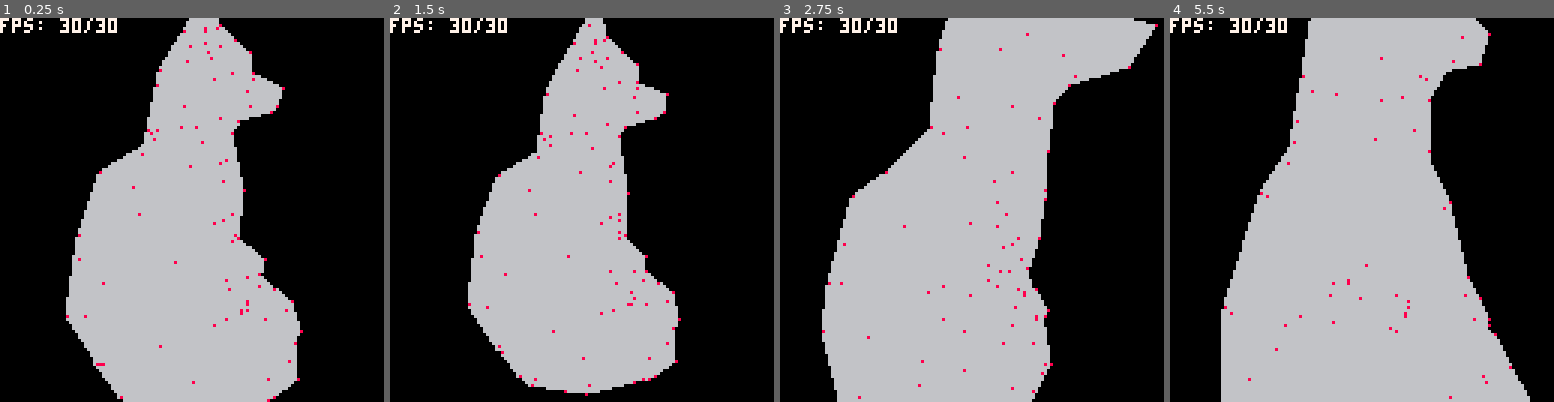
Above: before the commit, frames 1-4 (left to right).
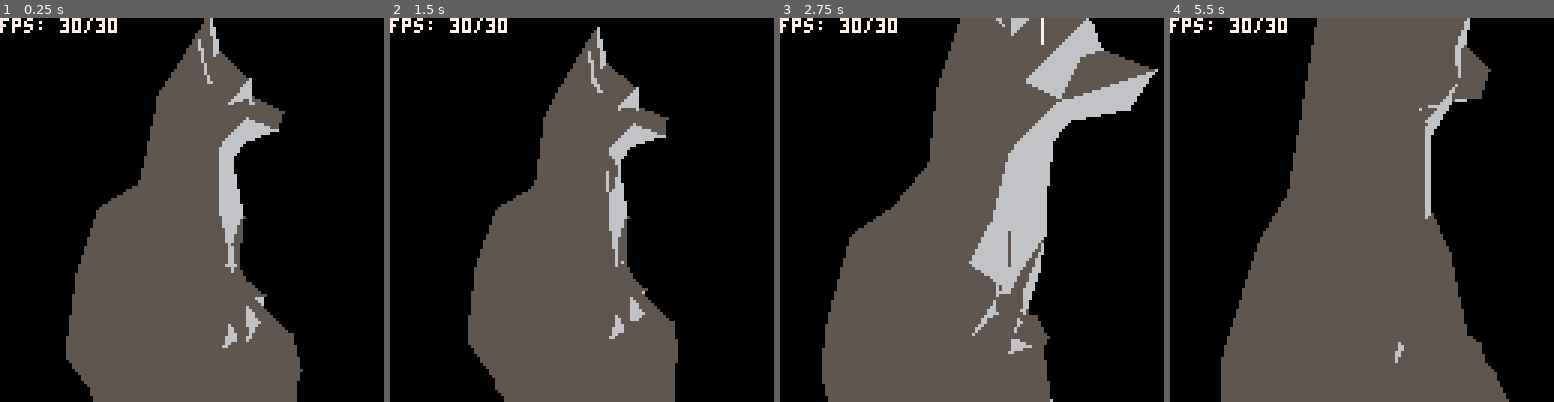
Above: after the commit, the same moments.

Repository: gschup/pico8-playground
Game: PICO-8 cartridge carts/3drend.p8
Same seed, same stepped clock (60 frames per second), same inputs: the game is played once before the commit and once after it.
Inputs:
- Up to frame 1 (0.25 s): no input
- Up to frame 2 (1.5 s): tap O (Z key) at 0.33, 0.7, 1.43 s; tap X (X key) at 1.07 s
- Up to frame 3 (2.75 s): hold Left 1.97-2.37 s; tap X (X key) at 2.07, 2.4, 2.73 s; tap O (Z key) at 2.22 s; hold Down from 2.42 s (still down)
- Up to frame 4 (5.5 s): release Down at 2.82 s; hold Right 2.87-3.53 s; tap X (X key) every 0.33 s from 3.07 to 5.4 s; tap O (Z key) at 3.1, 3.98, 4.87 s; hold Up 3.58-4.08 s; hold Right 4.13-4.53 s; hold Down 4.58-5.08 s; hold Left from 5.13 s (still down)

The runs differ from the first frame. In frame 1, 39% of the frame differs, in the area x 17-79%, y 0-100%; in frame 2, 35%; in frame 3, 45%; in frame 4, 55%, in the area x 13-94%, y 0-100%.

Commit message:
fix lighting, missing z-sorting

Diff:
--- a/carts/3drend.p8
+++ b/carts/3drend.p8
@@ -6,19 +6,21 @@
 move_speed=0.2
 proj_dist=1.5
 backface_culling=true
-draw_vertices=true
+draw_vertices=false
+bright=0.7
+ambient=0.1
 
 function _init()
 	// light
 	light={}
 	light.x = 10.0
-	light.y = -10.0
-	light.z = 10.0
+	light.y = 0.0
+	light.z = 0.0
 
 	// cam position matrix
 	pos_mat= {
 		{1,0,0,0.0},
-		{0,1,0,-4.0},
+		{0,1,0,-5.0},
 		{0,0,1,10.0},
 		{0,0,0,1}}
 	pos_mat.rows=4
@@ -45,8 +47,10 @@
 	// set model to display
 	cur_vertices=read_vector_string(fox_v_string)
 	cur_faces=read_face_string(fox_f_string)
-	//cur_vertices=model_points
-	//cur_faces=model_faces
+	cur_normals=create_normals()
+
+	// create hom coord matrix
+	hom_v=hom_verts(cur_vertices)
 end
 -->8
 --update
@@ -71,9 +75,6 @@
 	// update rotation matrix
 	local dr=get_rot(drx,dry)
 	rot_mat=matmul(dr,rot_mat)
-
-	// create hom coord matrix
-	hom_v=hom_verts(cur_vertices)
 end
 
 
@@ -108,11 +109,8 @@
 function render_faces(faces, rend_vert)
 	for i=1,#faces do
 		// backface culling
-		if (faces[i].nz>0 and backface_culling) goto cont
+		if (faces[i].cull_check>0 and backface_culling) goto cont
 		local f=faces[i]
-		// determine color
-		local lv={
-			}
 		// draw the triangle
 		fill_triangle(
 			f.v1[1],f.v1[2],
@@ -129,7 +127,26 @@
 end
 
 function get_col(face)
-	return 6
+	local lv={
+		light.x-face.mx,
+		light.y-face.my,
+		light.z-face.mz,
+	}
+	local ll=vec_len(lv)
+	lv[1]=lv[1]/ll
+	lv[2]=lv[2]/ll
+	lv[3]=lv[3]/ll
+	local diffus=bright*dotprod(lv, face.n)
+	diffus=max(0,diffus)
+	local light=min(diffus+ambient,1)
+	if light < 0.3 then
+		return 5
+	elseif light < 0.7 then
+		return 6
+	else
+		return 7
+	end
+	return 8
 end
 function fill_triangle(x1,y1,x2,y2,x3,y3,color1)
 	local x1=x1&0xffff
@@ -267,7 +284,7 @@
 		local px=hp[1][i]/hp[4][i]
 		local py=hp[2][i]/hp[4][i]
 		local pz=hp[3][i]/hp[4][i]
-		add(v,{px,py,py})
+		add(v,{px,py,pz})
 	end
 	return v
 end
@@ -315,75 +332,92 @@
 function generate_faces(pp, face_data)
 	local faces={}
 	for i=1,#face_data do
-		add(faces, create_face(pp, face_data[i]))
+		add(faces, create_face(pp, face_data[i], i))
 	end
 	return faces
 end
 
-function create_face(pp, vlist)
+function vec_len(a)
+ local sum=0
+ for i=1,#a do
+ 	sum+=a[i]*a[i]
+ end
+ return sqrt(sum)
+end
+
+function create_normals()
+ local fn={}
+ for i=1,#cur_faces do
+		local v1=cur_vertices[cur_faces[i][1]]
+		local v2=cur_vertices[cur_faces[i][2]]
+		local v3=cur_vertices[cur_faces[i][3]]
+		// normal
+		local a={
+			v1[1]-v2[1],
+			v1[2]-v2[2],
+			v1[3]-v2[3]}
+		local b={
+			v1[1]-v3[1],
+			v1[2]-v3[2],
+			v1[3]-v3[3]}
+		local n=crossprod(a,b)
+		// normalize
+		local nl=vec_len(n)
+		n[1]=n[1]/nl
+		n[2]=n[2]/nl
+		n[3]=n[3]/nl
+		add(fn, n)
+ end
+ return fn
+end
+
+function create_face(pp, vlist, fid)
 	local face={}
-	face.nx=0
-	face.ny=0
-	face.nz=0
-	// normal
 	local v1=pp[vlist[1]]
 	local v2=pp[vlist[2]]
 	local v3=pp[vlist[3]]
-	local a={
-		v1[1]-v2[1],
-		v1[2]-v2[2],
-		v1[3]-v2[3]}
-	local b={
-		v1[1]-v3[1],
-		v1[2]-v3[2],
-		v1[3]-v3[3]}
-	local n=crossprod(a,b)
-	face.nx=n[1]
-	face.ny=n[2]
-	face.nz=n[3]
+	// backface culling check
+	// z-coord of transformed normal
+	face.cull_check=
+		(v1[1]-v2[1])*(v1[2]-v3[2])
+		-(v1[2]-v2[2])*(v1[1]-v3[1])
 	// vertices
 	face.v1=v1
 	face.v2=v2
 	face.v3=v3
+	// normal - not transformed
+	face.n=cur_normals[fid]
 	// "middle" point
 	face.mx=(v1[1]+v2[1]+v3[1])/3
 	face.my=(v1[2]+v2[2]+v3[2])/3
 	face.mz=(v1[3]+v2[3]+v3[3])/3
+	// z-sorting
+	face.z_sort=face.mz
 	return face
+end
+
+function quicksort(t, start, endi)
+	start, endi = start or 1, endi or #t
+	if (endi - start < 1) return t
+	local pivot = start
+	for i = start + 1, endi do
+		if t[i].z_sort > t[pivot].z_sort then
+			if i == pivot + 1 then
+				t[pivot],t[pivot+1] = t[pivot+1],t[pivot]
+			else
+				t[pivot],t[pivot+1],t[i] = t[i],t[pivot],t[pivot+1]
+			end
+			pivot = pivot + 1
+		end
+	end
+	t = quicksort(t, start, pivot - 1)
+	return quicksort(t, pivot + 1, endi)
 end
 -->8
 --data
 fox_v_string="fe7106e700c6fec605aeffebfe1404b600d8fe6605e001f9fe710734027dfe4404b701b1ff8b0a06ffabff0b099affedff870a590 …(2176 unchanged characters)…
 fox_f_string="01020301040504010306040307080909080a0b0c0d0e0f10111213141516170218191a1b1c1d1e1f201c211312222324252619272 …(1924 unchanged characters)…
 
-// z-order test
---[[
-model_points={
-{-0.532615, -0.007205, 0.702320},
-{0.985950, 0.097147, -0.445256},
-{-0.428264, 1.511360, -0.445256},
-{0.625486, 1.000000, 0.000000},
-{-0.997431, 0.000000, 0.000000},
-{0.625486, -1.000000, 0.000000}
-}
-
-model_faces={
-{1,2,3},
-{4,5,6}
-}
-]]--
-
-// single triangle
-model_points={
-{0.625486, 1.000000, 0.000000},
-{-0.997431, 0.000000, 0.000000},
-{0.625486, -1.000000, 0.000000}
-}
-
-model_faces={
-{1,2,3},
-}
--->8
 --decoding
 hex_string_data = "0123456789abcdef"
 char_to_hex = {}
